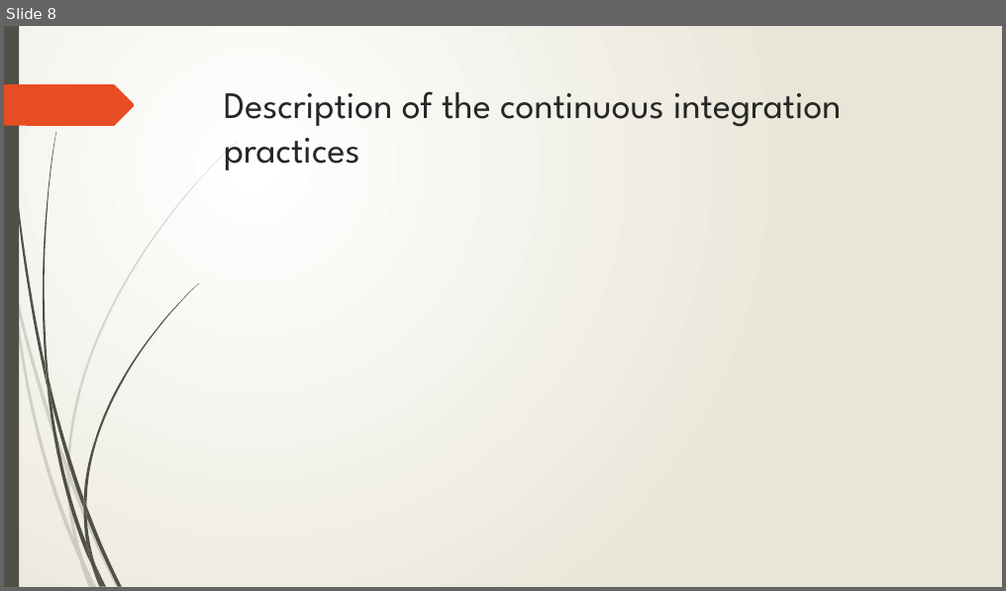
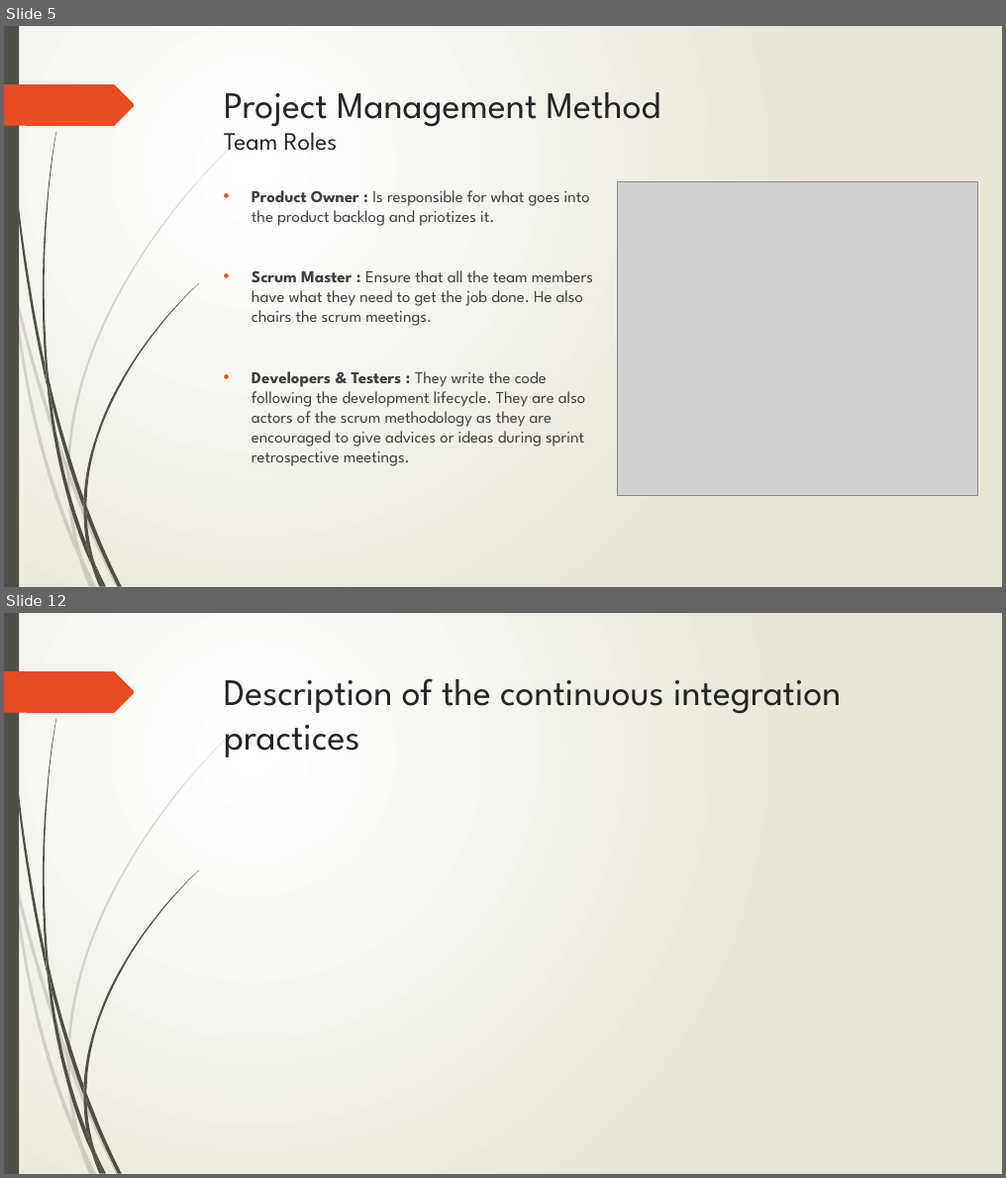
Before and after one commit to Toulouse-Exia-A4/AtlantisToulouseUML, a slide deck: ProjectManagement/Project Management.pptx. Shown one above the other, each under a label of ours: slide 8 before the commit, slides 5 and 12 after it; the slides between them are not shown. The pictures are 1006x591 and 1006x1178 pixels, drawn with LibreOffice and Linux fonts; fonts in the diff are those of the drawing; grey boxes stand for pictures. Boxes give left, top, right and bottom in pixels: in the first picture for what was removed or moved away, otherwise in the second. Text is boxed around its words. In the diff, an @@ line names an element or a change of style, - is before the commit and + after.

Commit message:
Project Management PPT Updated
Only Continuous Integration part is missing

```diff
--- a/ProjectManagement/Project Management.pptx
+++ b/ProjectManagement/Project Management.pptx
@@ slide 5 added at <box>4,26,1002,587</box>, background gradient #FFFFFF to #EAE7D8; not listed: 24 template elements that a slide beside it also shows @@
@@ title added at <box>224,92,661,151</box>, 36 pt, text #262626 @@
+Project Management Method
+Team Roles
@@ text added at <box>252,190,593,467</box>, 16 pt, text #404040 @@
+• Product Owner : Is responsible for what goes into the product backlog and priotizes it.
+• Scrum Master : Ensure that all the team members have what they need to get the job done. He also chairs the scrum meetings.
+• Developers & Testers : They write the code following the development lifecycle. They are also actors of the scrum methodology as they are encouraged to give advices or ideas during sprint retrospective meetings.
@@ picture added at <box>617,181,977,495</box> @@
@@ what was slide 8 is now slide 12 @@
```
Also in this commit, not shown: 5 slides changed, 4 other slides added, 1 slide removed.
